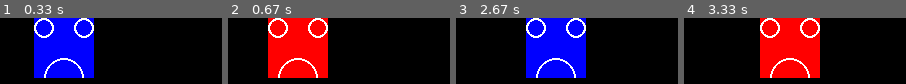
Above: before the commit, frames 1-4 (left to right).
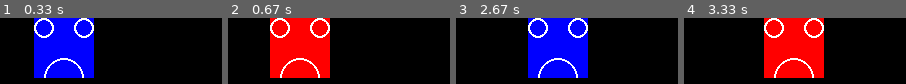
Above: after the commit, the same moments.

Repository: sjbrown/writing_games_tutorial
Game: pygame game, started from book_chapter1.example01.py
Two runs of this game, one before a commit and one after it. Both use one fixed random seed, a clock stepped at 60 frames per second and the inputs below. The source is Python 2; it was converted automatically to run under Python 3.
Inputs (mouse positions are in pixels of both pictures, inside the frame that each line leads up to):
- Up to frame 1 (0.33 s): no input
- Up to frame 2 (0.67 s): click (299, 47) at 0.38 s
- Up to frame 3 (2.67 s): no input
- Up to frame 4 (3.33 s): click (792, 47) at 2.72 s

Frame 1 is identical in both runs. In frame 2, 4.4% of the frame differs, in the area x 18-46%, y 0-91%; in frame 3, 4.4%; in frame 4, 6.9%, in the area x 34-64%, y 0-91%.

Commit message:
today's progress

Diff:
--- a/book_chapter1.example01.py
+++ b/book_chapter1.example01.py
@@ -55,14 +55,15 @@
     monkey = Monkey()
 
     while True:
-        clock.tick(60) # aim for 60 FPS
         for event in pygame.event.get():
             if event.type == c.QUIT:
                 return
             elif event.type == c.MOUSEBUTTONDOWN:
                 monkey.attemptPunch(event)
 
+        clock.tick(60) # aim for 60 FPS
         monkey.update()
+
         displayImg.fill(black)
         displayImg.blit(monkey.image, monkey.rect)
         pygame.display.flip()
--- a/book_chapter1.txt
+++ b/book_chapter1.txt
@@ -315,5 +315,28 @@
 
 ----
 
-This change adds a few lines of code, but it has carved out of main() the
-dependence
+This change adds a few lines of code, but it got the monkey off main()'s back.
+If we add 3 monkeys and 3 traps, no changes will be needed in main() (or in
+draw_to_display(), for that matter).
+
+What we have just done is partially implemented the design pattern,
+"Model View Controller" (MVC).
+
+[ASIDE]
+[
+Design Patterns are a communication tool; they do not dictate design, they
+inform the reading of the code. This book makes use of the design patterns
+"Model View Controller" (MVC), "Mediator", and "Lazy Proxy". Time won't be
+spent describing these patterns in detail, so if they sound foreign to you,
+I recommend checking out the book "Design Patterns" by Gamma et al. or just
+surfing the web for tutorials.
+]
+
+In our example, the Model is the "sprites" object, it holds the state of our
+game, any questions about the authoritative facts of the game will be directed
+there.  The View the draw_to_display() function, it shows a representation
+of the Model on a Pygame window.
+
+Identifying the Controller component is a bit trickier.  One might be tempted
+to say that the mouse and keyboard are the Controllers.  These are indeed
+Controllers in one sense, but
